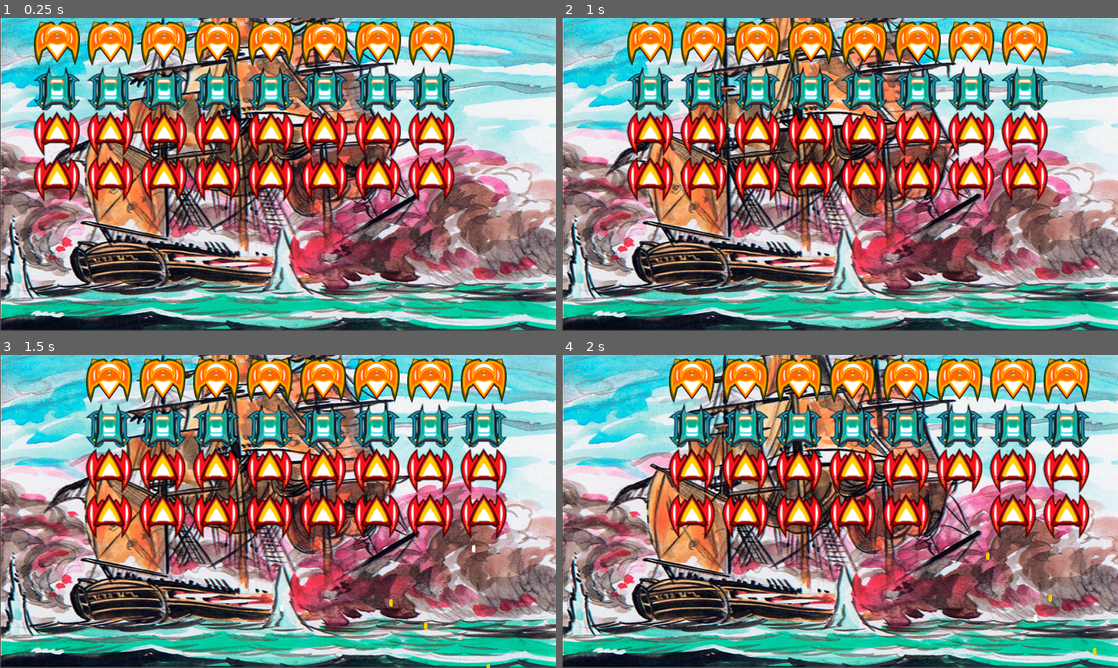
Above: before the commit, frames 1-4 (two rows, left to right).
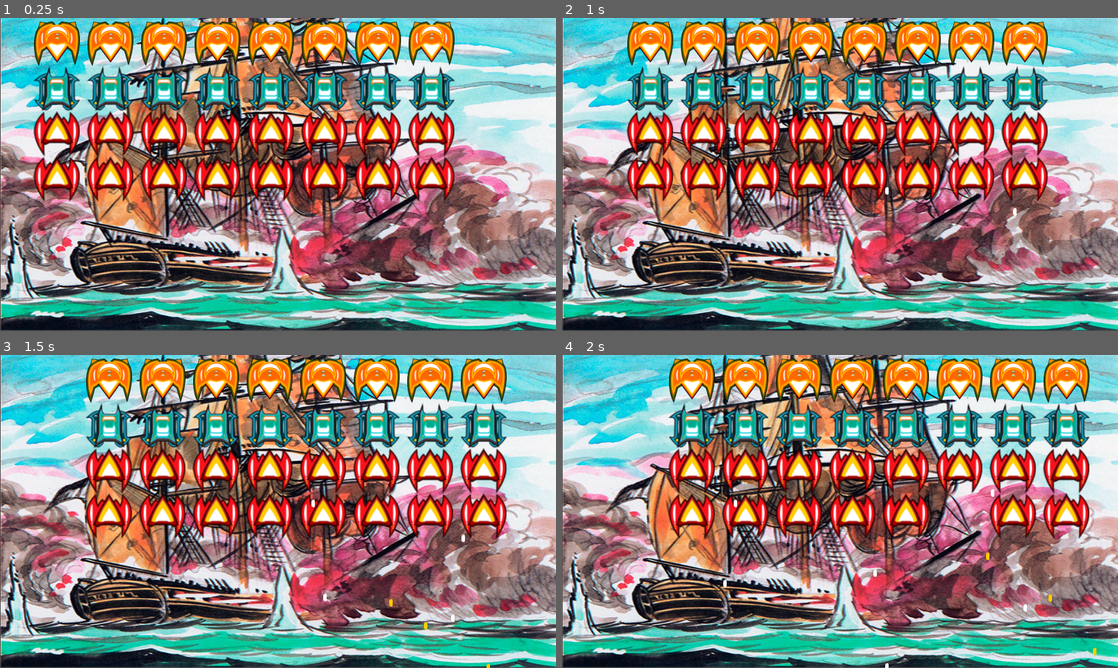
Above: after the commit, the same moments.

Repository: alexchristianqr/proyecto-final-godot
Game: Godot game, scene res://Main.tscn
Two runs of this game, one before a commit and one after it. Both use one fixed random seed, a clock stepped at 60 frames per second and the inputs below.
Inputs:
- Up to frame 1 (0.25 s): no input
- Up to frame 2 (1 s): tap Enter at 0.5 s; hold Right (ui_right) from 0.53 s (still down); tap Space at 0.6, 0.77 s
- Up to frame 3 (1.5 s): tap Space at 1.07, 1.35 s; release Right (ui_right) at 1.28 s; hold Down (ui_down) from 1.28 s (still down)
- Up to frame 4 (2 s): keep holding Down (ui_down); tap Space at 1.52, 1.82 s

Frame 1 is identical in both runs. In frame 2, less than 0.1% of the frame differs, in the area x 50-82%, y 54-64%; in frame 3, less than 0.1%; in frame 4, 0.1%, in the area x 29-86%, y 42-100%.

Commit message:
juego actualizado para pc3

Diff:
--- a/BalaEnemy.tscn
+++ b/BalaEnemigo.tscn
@@ -1,6 +1,6 @@
 [gd_scene load_steps=5 format=3 uid="uid://dcwu7lxiqo5lq"]
 
-[ext_resource type="Script" uid="uid://bkpn0c1lrfrjj" path="res://BalaEnemy.gd" id="1"]
+[ext_resource type="Script" uid="uid://bkpn0c1lrfrjj" path="res://BalaEnemigo.gd" id="1"]
 [ext_resource type="Texture2D" uid="uid://0a0pfd8qgpqx" path="res://Img/BalaPlayer.png" id="2"]
 
 [sub_resource type="SpriteFrames" id="1"]
--- a/Enemy.gd
+++ b/Enemigo.gd
@@ -1,6 +1,6 @@
 extends Area2D
 
-var BalaEnemigo = load("res://BalaEnemy.tscn") # Instanciar la escena
+var BalaEnemigo = load("res://BalaEnemigo.tscn") # Instanciar la escena
 
 var screen_size
 func _ready():
@@ -15,7 +15,7 @@
 
 	if (!main.GameOver && (randi() % 100) <= 1):
 		var nueva_bala = BalaEnemigo.instantiate()
-		# Tomamos la posición de Enemy
+		# Tomamos la posición del enemigo
 		nueva_bala.position = Vector2(position.x, position.y)
 		get_tree().get_root().get_node("Main").add_child(nueva_bala)
 
--- a/Enemy.tscn
+++ b/Enemigo.tscn
@@ -1,6 +1,6 @@
 [gd_scene load_steps=7 format=3 uid="uid://b1ej7q2gm2edu"]
 
-[ext_resource type="Script" uid="uid://ba406g416myjj" path="res://Enemy.gd" id="1"]
+[ext_resource type="Script" uid="uid://ba406g416myjj" path="res://Enemigo.gd" id="1"]
 [ext_resource type="Texture2D" uid="uid://dkls4x4fqqyi8" path="res://Img/Enemy_1.png" id="2"]
 [ext_resource type="Texture2D" uid="uid://dkm4w01w7yycu" path="res://Img/Enemy_2.png" id="3"]
 [ext_resource type="Texture2D" uid="uid://bip7fwogtidhn" path="res://Img/Enemy_3.png" id="4"]
--- a/Player.gd
+++ b/Jugador.gd
@@ -3,7 +3,7 @@
 @export var speed = 300
 
 # Intanciar la escena Bala player
-var BalaJugador = load("res://Bala.tscn")
+var Bala = load("res://Bala.tscn")
 
 # Variable que obtine el tamaño de la pantalla
 var screen_size
@@ -62,7 +62,7 @@
 func disparar():
 	var main = get_tree().get_root().get_node('Main')
 	if (!main.GameOver):
-		var nueva_bala = BalaJugador.instantiate()
+		var nueva_bala = Bala.instantiate()
 
 		nueva_bala.position = Vector2(position.x,position.y-32)
 		get_tree().get_root().get_node("Main").add_child(nueva_bala)
--- a/Player.tscn
+++ b/Jugador.tscn
@@ -1,9 +1,9 @@
 [gd_scene load_steps=7 format=2]
 
-[ext_resource path="res://Player.gd" type="Script" id=1]
-[ext_resource path="res://Img/Nave 02 (copia).png" type="Texture2D" id=2]
-[ext_resource path="res://Img/Nave 0 (copia).png" type="Texture2D" id=3]
-[ext_resource path="res://Img/Nave 01 (copia).png" type="Texture2D" id=4]
+[ext_resource type="Script" uid="uid://bq6u7ofyfpe8t" path="res://Jugador.gd" id="1"]
+[ext_resource type="Texture2D" uid="uid://vqrry872i1ba" path="res://Img/Nave 02 (copia).png" id="2"]
+[ext_resource type="Texture2D" uid="uid://cibvn5dod4bgl" path="res://Img/Nave 0 (copia).png" id="3"]
+[ext_resource type="Texture2D" uid="uid://7s7g0oybma7j" path="res://Img/Nave 01 (copia).png" id="4"]
 
 [sub_resource type="SpriteFrames" id=1]
 animations = [ {
--- a/Main.gd
+++ b/Main.gd
@@ -2,7 +2,7 @@
 @export var GameOver = false
 
 # Intancio la escena Enemiga
-var Enemigo = load("res://Enemy.tscn")
+var Enemigo = load("res://Enemigo.tscn")
 
 func _ready():
 	nuevos_enemigos()
--- a/Main.tscn
+++ b/Main.tscn
@@ -1,7 +1,7 @@
 [gd_scene load_steps=7 format=3 uid="uid://cis6lcjxmhvom"]
 
 [ext_resource type="Script" uid="uid://bfp7r16dpx6er" path="res://Main.gd" id="1"]
-[ext_resource type="PackedScene" path="res://Player.tscn" id="2"]
+[ext_resource type="PackedScene" path="res://Jugador.tscn" id="2"]
 [ext_resource type="Texture2D" uid="uid://61w373finaac" path="res://Img/pacifico_001.jpg" id="3_3dxm6"]
 [ext_resource type="PackedScene" uid="uid://b8erolndnm67t" path="res://Gameover.tscn" id="4"]
 [ext_resource type="AudioStream" uid="uid://b4hralvrbyank" path="res://Sounds/SHOOT002.wav" id="5"]
@@ -33,6 +33,7 @@
 expand_mode = 1
 
 [node name="Gameover" parent="." instance=ExtResource("4")]
+visible = false
 position = Vector2(63, 21)
 
 [node name="AudioStreamPlayer2D_Bala" type="AudioStreamPlayer2D" parent="."]
Renamed: BalaEnemy.gd -> BalaEnemigo.gd
Renamed: BalaEnemy.gd.uid -> BalaEnemigo.gd.uid
Renamed: Enemy.gd.uid -> Enemigo.gd.uid
Renamed: Player.gd.uid -> Jugador.gd.uid
